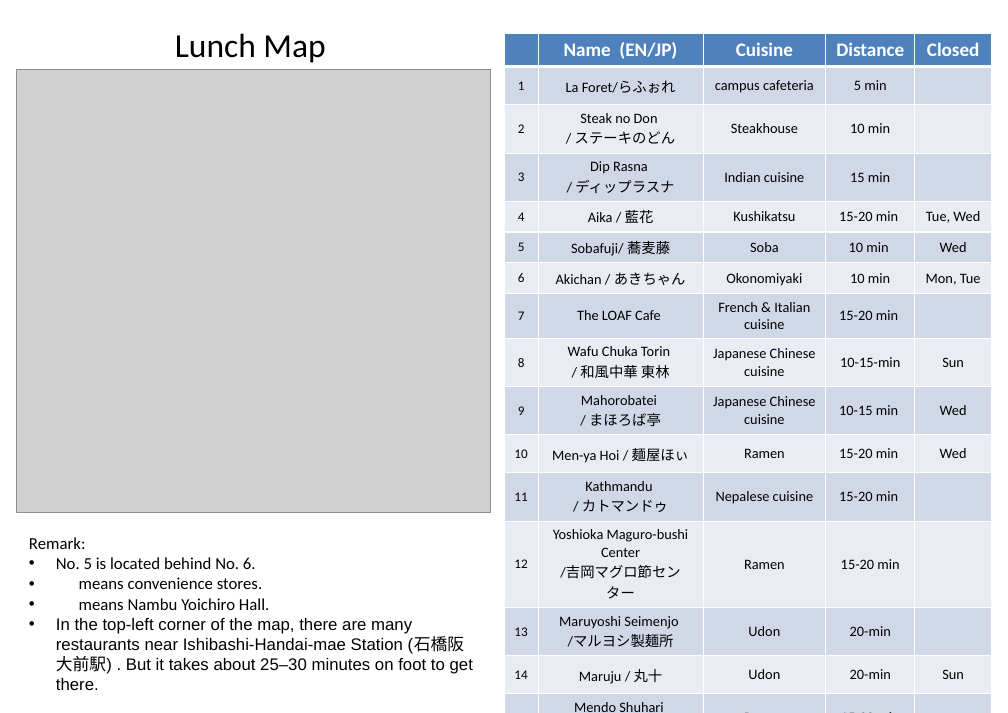
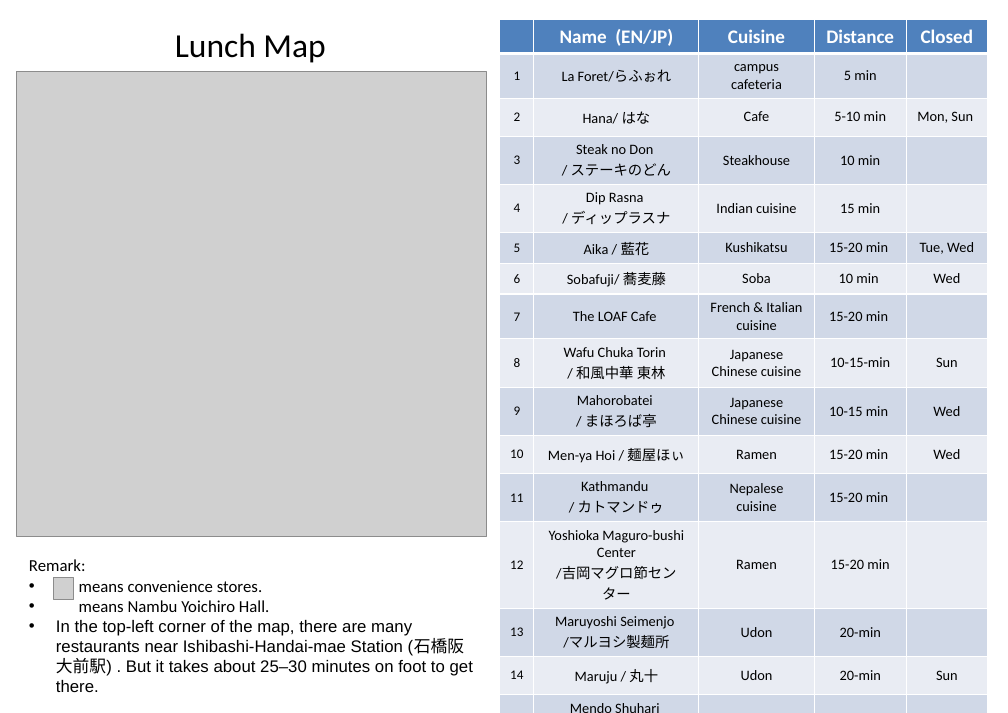
Before and after one commit to masataka123/blog3, a slide deck: slide 1 of pdf/20251005_access/lunch_map.pptx. Drawn at 1008x713 pixels with LibreOffice and Linux fonts; fonts in the diff are those of the drawing; grey boxes stand for pictures; background and template pictures are left out. Boxes give left, top, right and bottom in pixels: in the first picture for what was removed or moved away, otherwise in the second. Text is boxed around its words. In the diff, an @@ line names an element or a change of style, - is before the commit and + after.

```diff
--- a/pdf/20251005_access/lunch_map.pptx
+++ b/pdf/20251005_access/lunch_map.pptx
@@ table at [500, 20, 988, 713] @@
-row 3: 2 | Steak no Don / / ステーキのどん | Steakhouse | 10 min | 
+row 3: 2 | Hana/ はな | Cafe | 5-10 min | Mon, Sun
-row 4: 3 | Dip Rasna / / ディップラスナ | Indian cuisine | 15 min | 
+row 4: 3 | Steak no Don / / ステーキのどん | Steakhouse | 10 min | 
-row 5: 4 | Aika / 藍花 | Kushikatsu | 15-20 min | Tue, Wed
+row 5: 4 | Dip Rasna / / ディップラスナ | Indian cuisine | 15 min | 
-row 6: 5 | Sobafuji/ 蕎麦藤 | Soba | 10 min | Wed
+row 6: 5 | Aika / 藍花 | Kushikatsu | 15-20 min | Tue, Wed
-row 7: 6 | Akichan / あきちゃん | Okonomiyaki | 10 min | Mon, Tue
+row 7: 6 | Sobafuji/ 蕎麦藤 | Soba | 10 min | Wed
@@ table: place and size @@
-table at [504, 34, 992, 713]
+table at [500, 20, 988, 713]
@@ picture: place and size @@
-picture at [16, 69, 491, 512]
+picture at [16, 72, 486, 535]
@@ text "Remark:": place and size @@
-text "Remark:" at [29, 537, 473, 690]
+text "Remark:" at [29, 559, 473, 692]
@@ text at [56, 557, 256, 569]: paragraph removed @@
-• No. 5 is located behind No. 6.
@@ picture added at [54, 578, 74, 599] @@
```
Also in this commit, not shown: 1 other slide changed, 5 other files.
